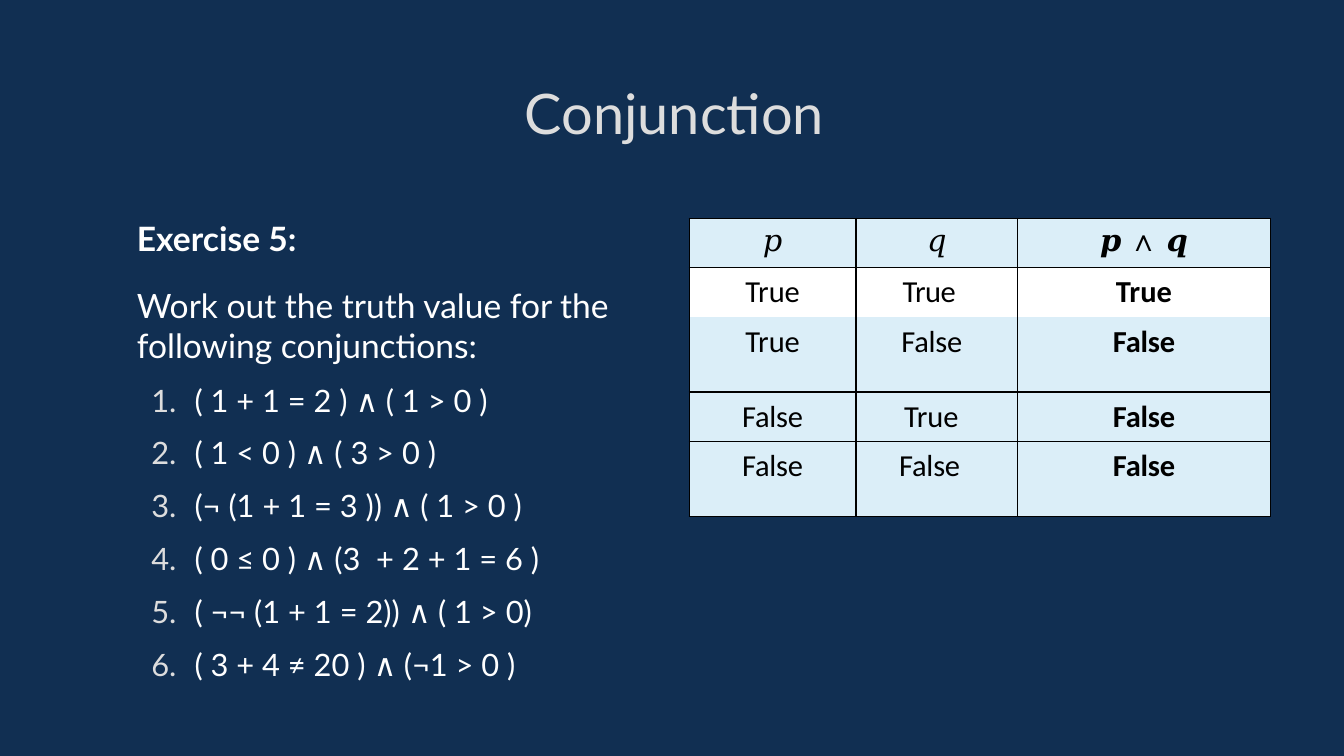
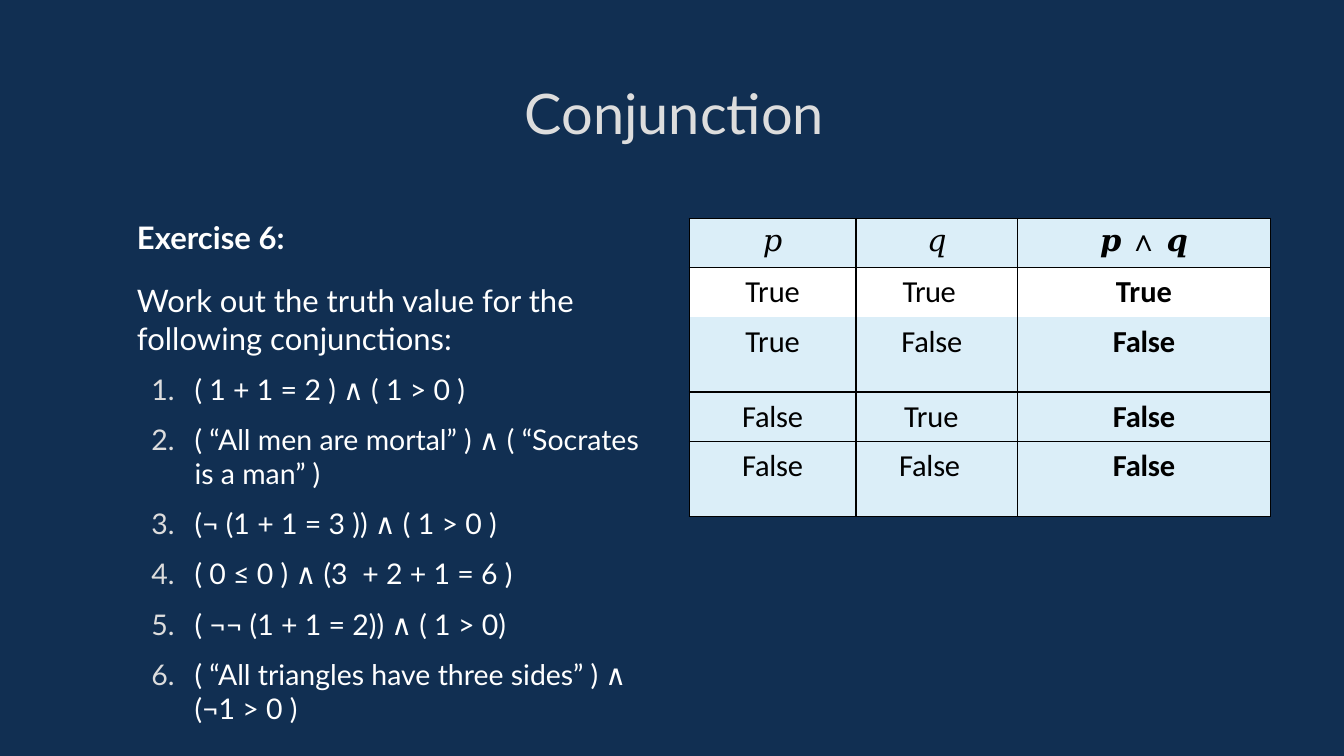
Before and after one commit to davidgundry/maths22-23, a slide deck: slide 23 of slides/maths-5-propositional-logic.odp (slide 20 before the commit). Drawn at 1344x756 pixels with LibreOffice and Linux fonts; fonts in the diff are those of the drawing. Boxes give left, top, right and bottom in pixels: in the first picture for what was removed or moved away, otherwise in the second. Text is boxed around its words. In the diff, an @@ line names an element or a change of style, - is before the commit and + after.

```diff
--- a/slides/maths-5-propositional-logic.odp
+++ b/slides/maths-5-propositional-logic.odp
@@ text at box(137, 226, 285, 250): text changed; size 19.8 to 18.3 pt @@
-Exercise 5:
+Exercise 6:
@@ text at box(137, 289, 574, 639): size 19.8 to 18.3 pt in "Work out the truth value for the ..."; size 18.2 to 16.8 pt in "( 1 + 1 = 2 ) ...", "(¬ (1 + 1 = 3 )) ...", "( 0 ≤ 0 ) ∧ (3 ...", "( ¬¬ (1 + 1 = 2)) ..." @@
@@ text at box(195, 428, 639, 485): text changed; size 18.2 to 16.8 pt @@
-  2. ( 1 < 0 ) ∧ ( 3 > 0 )
+  2. ( “All men are mortal” ) ∧ ( “Socrates is a man” )
@@ text at box(195, 663, 584, 723): text changed; size 18.2 to 16.8 pt @@
-  6. ( 3 + 4 ≠ 20 ) ∧ (¬1 > 0 )
+  6. ( “All triangles have three sides” ) ∧ (¬1 > 0 )
```
Also in this commit, not shown: 32 other slides changed, 8 slides added, 1 slide removed, 18 other files.
